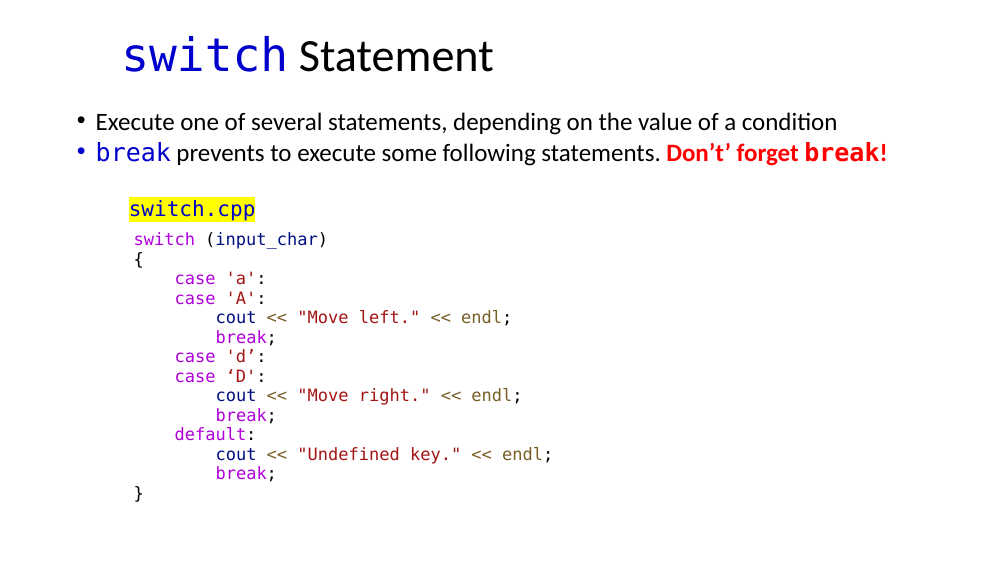
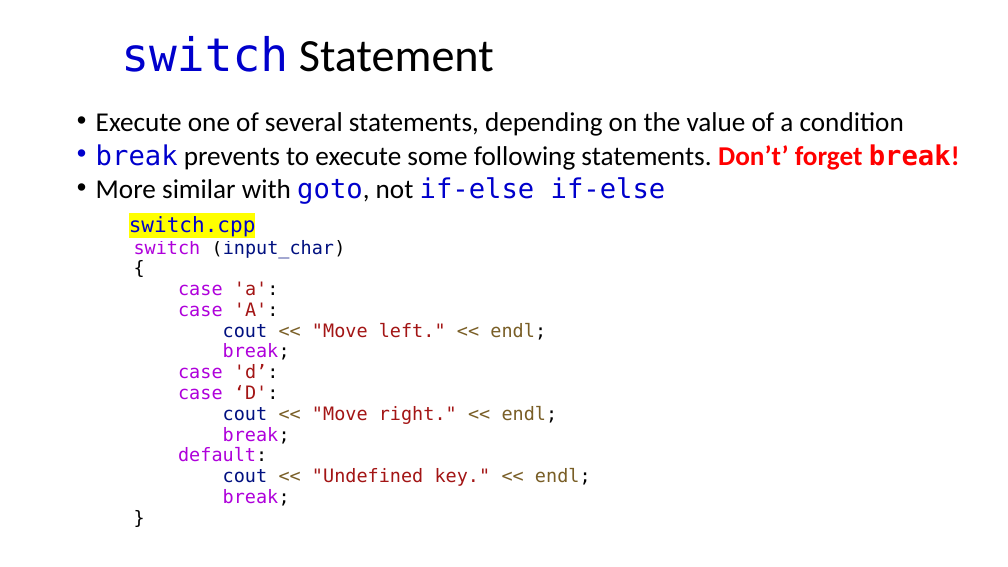
Before and after one commit to dayekuaipao/CPPLearning, a slide deck: slide 28 of week03/Lecture03.pptx (slide 27 before the commit). Drawn at 1008x567 pixels with LibreOffice and Linux fonts; fonts in the diff are those of the drawing; background and template pictures are left out. Boxes give left, top, right and bottom in pixels: in the first picture for what was removed or moved away, otherwise in the second. Text is boxed around its words. In the diff, an @@ line names an element or a change of style, - is before the commit and + after.

```diff
--- a/week03/Lecture03.pptx
+++ b/week03/Lecture03.pptx
@@ text at (x1=96, y1=112, x2=960, y2=506): size 23.8 to 25.9 pt in "Execute one of several statements, depending on ...", "break prevents to execute some following statements. ..."; size 16.1 to 17.6 pt in "switch (input_char)", "{", "case 'a':", "case 'A':" and 10 more places @@
@@ text at (x1=96, y1=177, x2=666, y2=204): paragraph added @@
+• More similar with goto, not if-else if-else
@@ rectangle "switch.cpp" moved from (x1=122, y1=192, x2=264, y2=225) to (x1=122, y1=208, x2=264, y2=241) @@
```
Also in this commit, not shown: 3 other slides changed, 2 slides added, 2 slides removed, 2 other files.
